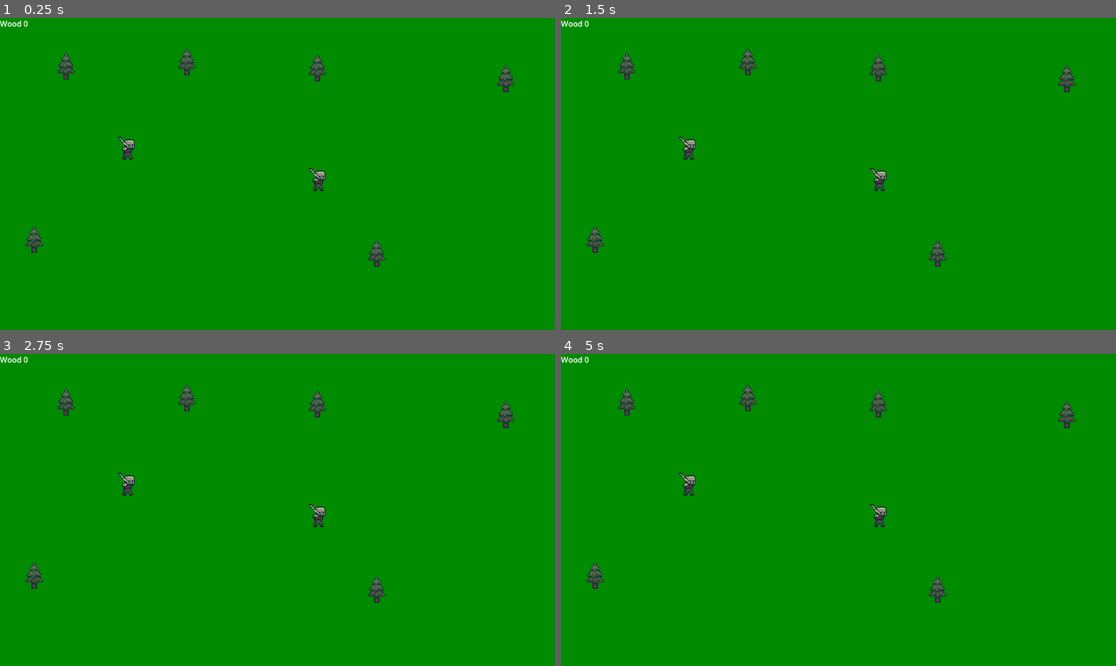
Above: before the commit, frames 1-4 (two rows, left to right).
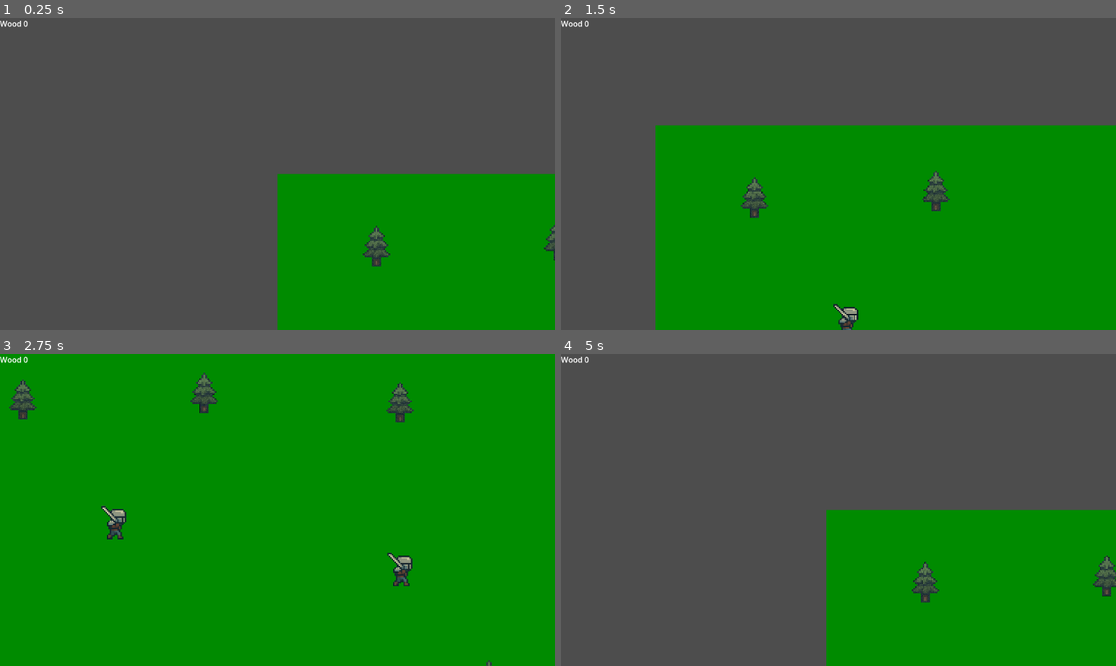
Above: after the commit, the same moments.

Repository: vili-00/rts-peli
Game: Godot game, scene res://world.tscn
Two runs of this game, one before a commit and one after it. Both use one fixed random seed, a clock stepped at 60 frames per second and the inputs below.
Inputs (mouse positions are in pixels of both pictures, inside the frame that each line leads up to):
- Up to frame 1 (0.25 s): no input
- Up to frame 2 (1.5 s): tap Enter at 0.5 s; move the mouse to (877, 180) at 0.52 s; hold Right (Ui_Right, bound only after the commit) 0.53-1.28 s; click (877, 180) at 0.6 s; move the mouse to (688, 149) at 1.27 s; hold Down (Ui_Down, bound only after the commit) from 1.28 s (still down); right-click (688, 149) at 1.35 s
- Up to frame 3 (2.75 s): move the mouse to (333, 441) at 2.02 s; release Down (Ui_Down, bound only after the commit) at 2.03 s; hold Right (Ui_Right, bound only after the commit) from 2.03 s (still down); click (333, 441) at 2.1 s
- Up to frame 4 (5 s): move the mouse to (810, 572) at 2.77 s; release Right (Ui_Right, bound only after the commit) at 2.78 s; hold Up (Ui_Up, bound only after the commit) 2.78-3.53 s; right-click (810, 572) at 2.85 s; move the mouse to (1005, 556) at 3.52 s; hold Left (Ui_Left, bound only after the commit) from 3.53 s (still down); click (1005, 556) at 3.6 s; move the mouse to (672, 463) at 4.27 s; right-click (672, 463) at 4.35 s

The runs differ from the first frame. In frame 1, 75% of the frame differs, in the area x 0-100%, y 0-100%; in frame 2, 47%; in frame 3, 2.8%; in frame 4, 75%.

Commit message:
kameran liikuttelu

Diff:
--- a/UI/camera.gd
+++ b/UI/camera.gd
@@ -1,4 +1,11 @@
 extends Camera2D
+
+@export var speed = 15
+@export var zoom_speed = 20.0
+@export var zoom_margin = 0.1
+@export var zoom_min = 0.5
+@export var zoom_max = 3.0
+
 var mousePos = Vector2()
 var mousePosGlobal = Vector2()
 var start = Vector2()
@@ -14,6 +21,13 @@
 func _ready():
 	connect("area_selected", Callable(get_parent(), "_on_area_selected"))
 func _process(delta):
+	var inputX = int(Input.is_action_pressed("Ui_Right")) - int(Input.is_action_pressed("Ui_Left"))
+	var inputY =  int(Input.is_action_pressed("Ui_Down")) - int(Input.is_action_pressed("Ui_Up"))
+
+	position.x = lerp(position.x, position.x + inputX*speed*zoom.x, speed*delta)
+	position.y = lerp(position.y, position.y + inputY*speed*zoom.x, speed*delta)
+
+
 	if Input.is_action_just_pressed("LeftClick"):
 		start = mousePosGlobal
 		startV = mousePos
--- a/project.godot
+++ b/project.godot
@@ -31,6 +31,40 @@
 "events": [Object(InputEventMouseButton,"resource_local_to_scene":false,"resource_name":"","device":-1,"window_id":0,"a …(253 unchanged characters)…
 ]
 }
+ScrollUp={
+"deadzone": 0.2,
+"events": [Object(InputEventMouseButton,"resource_local_to_scene":false,"resource_name":"","device":-1,"window_id":0,"alt_pressed":false,"shift_pressed":false,"ctrl_pressed":false,"meta_pressed":false,"button_mask":0,"position":Vector2(0, 0),"global_position":Vector2(0, 0),"factor":1.0,"button_index":4,"canceled":false,"pressed":false,"double_click":false,"script":null)
+]
+}
+ScrollDown={
+"deadzone": 0.2,
+"events": [Object(InputEventMouseButton,"resource_local_to_scene":false,"resource_name":"","device":-1,"window_id":0,"alt_pressed":false,"shift_pressed":false,"ctrl_pressed":false,"meta_pressed":false,"button_mask":0,"position":Vector2(0, 0),"global_position":Vector2(0, 0),"factor":1.0,"button_index":5,"canceled":false,"pressed":false,"double_click":false,"script":null)
+]
+}
+Ui_Up={
+"deadzone": 0.2,
+"events": [Object(InputEventKey,"resource_local_to_scene":false,"resource_name":"","device":0,"window_id":0,"alt_pressed":false,"shift_pressed":false,"ctrl_pressed":false,"meta_pressed":false,"pressed":false,"keycode":0,"physical_keycode":4194320,"key_label":0,"unicode":0,"location":0,"echo":false,"script":null)
+, Object(InputEventKey,"resource_local_to_scene":false,"resource_name":"","device":-1,"window_id":0,"alt_pressed":false,"shift_pressed":false,"ctrl_pressed":false,"meta_pressed":false,"pressed":false,"keycode":0,"physical_keycode":87,"key_label":0,"unicode":119,"location":0,"echo":false,"script":null)
+]
+}
+Ui_Down={
+"deadzone": 0.2,
+"events": [Object(InputEventKey,"resource_local_to_scene":false,"resource_name":"","device":0,"window_id":0,"alt_pressed":false,"shift_pressed":false,"ctrl_pressed":false,"meta_pressed":false,"pressed":false,"keycode":0,"physical_keycode":4194322,"key_label":0,"unicode":0,"location":0,"echo":false,"script":null)
+, Object(InputEventKey,"resource_local_to_scene":false,"resource_name":"","device":-1,"window_id":0,"alt_pressed":false,"shift_pressed":false,"ctrl_pressed":false,"meta_pressed":false,"pressed":false,"keycode":0,"physical_keycode":83,"key_label":0,"unicode":115,"location":0,"echo":false,"script":null)
+]
+}
+Ui_Left={
+"deadzone": 0.2,
+"events": [Object(InputEventKey,"resource_local_to_scene":false,"resource_name":"","device":0,"window_id":0,"alt_pressed":false,"shift_pressed":false,"ctrl_pressed":false,"meta_pressed":false,"pressed":false,"keycode":0,"physical_keycode":4194319,"key_label":0,"unicode":0,"location":0,"echo":false,"script":null)
+, Object(InputEventKey,"resource_local_to_scene":false,"resource_name":"","device":-1,"window_id":0,"alt_pressed":false,"shift_pressed":false,"ctrl_pressed":false,"meta_pressed":false,"pressed":false,"keycode":0,"physical_keycode":65,"key_label":0,"unicode":97,"location":0,"echo":false,"script":null)
+]
+}
+Ui_Right={
+"deadzone": 0.2,
+"events": [Object(InputEventKey,"resource_local_to_scene":false,"resource_name":"","device":0,"window_id":0,"alt_pressed":false,"shift_pressed":false,"ctrl_pressed":false,"meta_pressed":false,"pressed":false,"keycode":0,"physical_keycode":4194321,"key_label":0,"unicode":0,"location":0,"echo":false,"script":null)
+, Object(InputEventKey,"resource_local_to_scene":false,"resource_name":"","device":-1,"window_id":0,"alt_pressed":false,"shift_pressed":false,"ctrl_pressed":false,"meta_pressed":false,"pressed":false,"keycode":0,"physical_keycode":68,"key_label":0,"unicode":100,"location":0,"echo":false,"script":null)
+]
+}
 
 [rendering]
 
--- a/world.tscn
+++ b/world.tscn
@@ -15,8 +15,7 @@
 color = Color(1.29953e-06, 0.545258, 9.62615e-08, 1)
 
 [node name="Camera" type="Camera2D" parent="."]
-limit_left = 0
-limit_top = 0
+zoom = Vector2(1.5, 1.5)
 script = ExtResource("1_f3sb7")
 
 [node name="Units" type="Node2D" parent="."]
